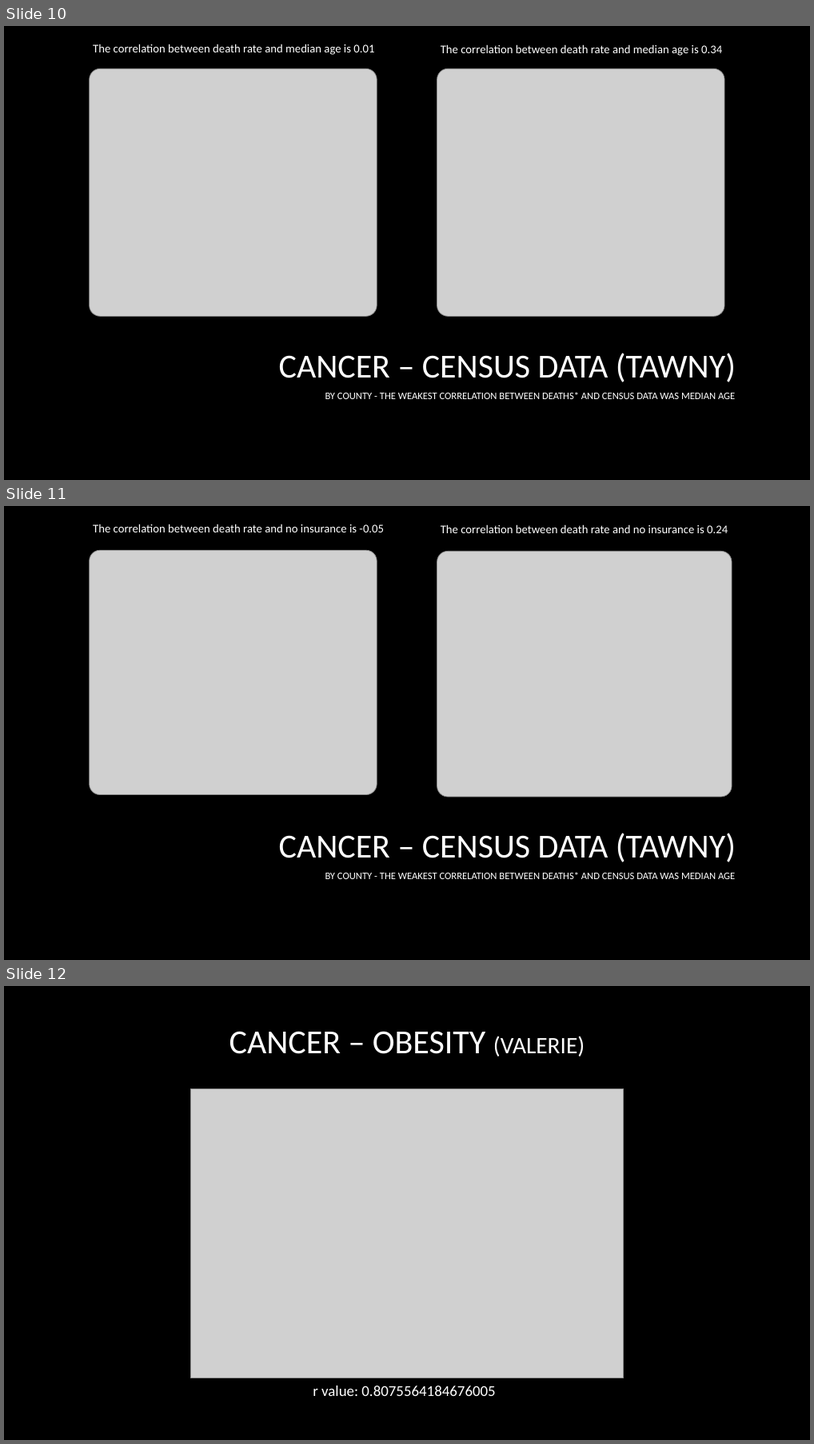
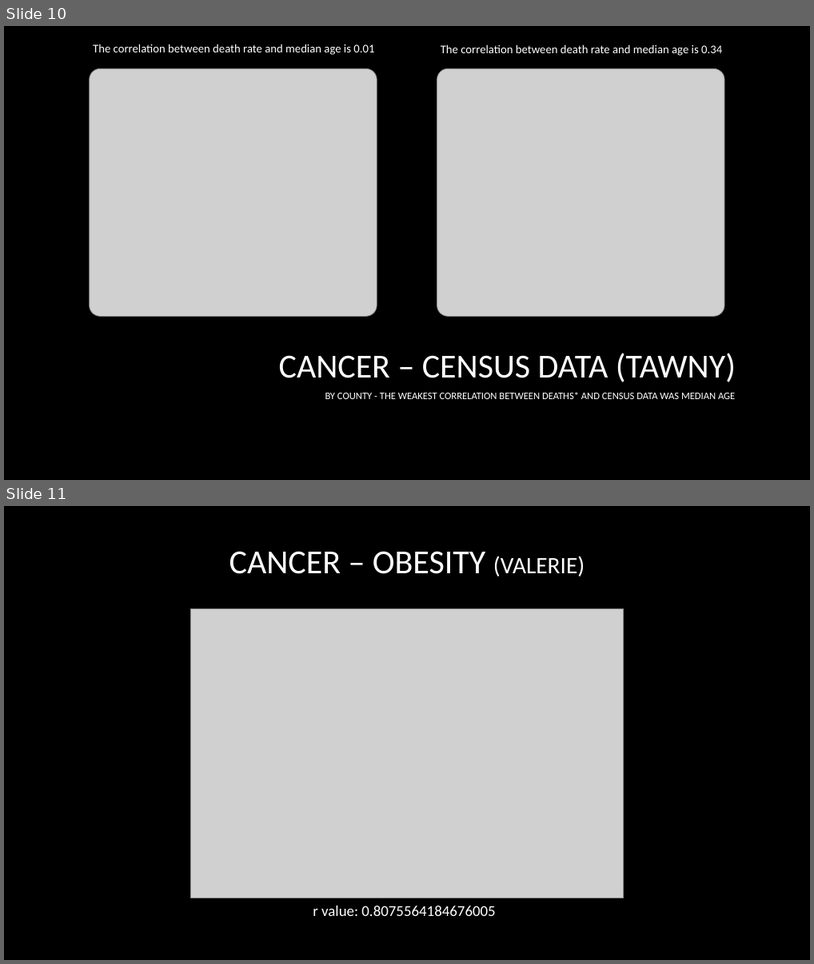
Before and after one commit to Phantogram/Project-BTTV, a slide deck: Project_One_BTTV.pptx. Shown one above the other, each under a label of ours: slides 10, 11 and 12 before the commit, slides 10 and 11 after it. The pictures are 814x1444 and 814x964 pixels, drawn with LibreOffice and Linux fonts; fonts in the diff are those of the drawing; grey boxes stand for pictures; background and template pictures are left out. Boxes give left, top, right and bottom in pixels: in the first picture for what was removed or moved away, otherwise in the second. Text is boxed around its words. In the diff, an @@ line names an element or a change of style, - is before the commit and + after.

Commit message:
Updating power point images

```diff
--- a/Project_One_BTTV.pptx
+++ b/Project_One_BTTV.pptx
@@ slide 11 removed at (4, 506, 810, 960), background picture (left out) @@
@@ text removed at (93, 524, 384, 532) @@
-The correlation between death rate and no insurance is -0.05
@@ text removed at (441, 524, 728, 533) @@
-The correlation between death rate and no insurance is 0.24
@@ picture removed at (90, 550, 378, 795) @@
@@ picture removed at (437, 552, 732, 797) @@
@@ title removed at (279, 832, 736, 862) @@
-CANCER – CENSUS DATA (TAWNY)
@@ text removed at (326, 872, 735, 879) @@
-BY COUNTY - THE WEAKEST CORRELATION BETWEEN DEATHS* AND CENSUS DATA WAS MEDIAN AGE
@@ what was slide 12 is now slide 11 @@
```
